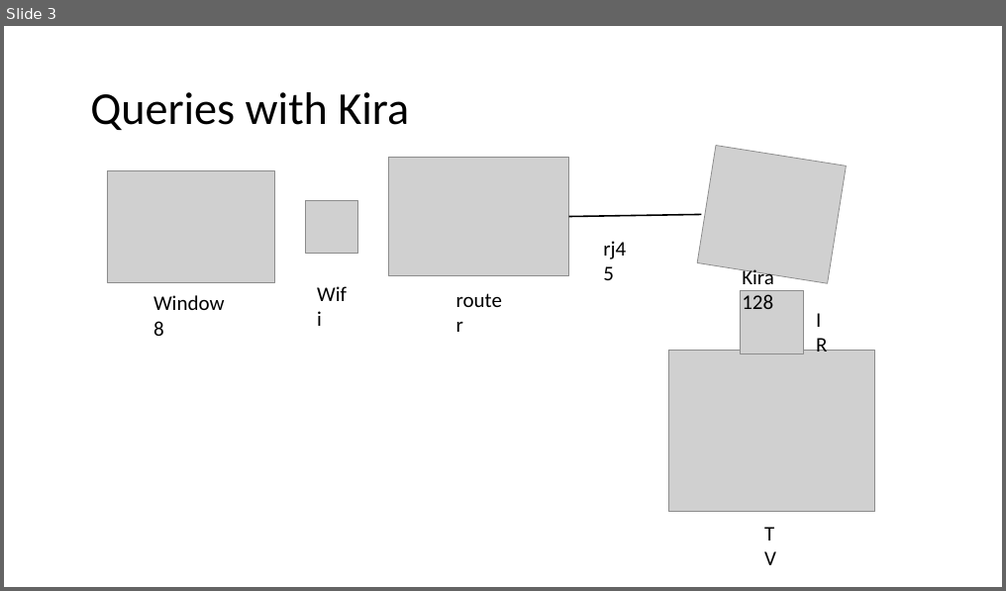
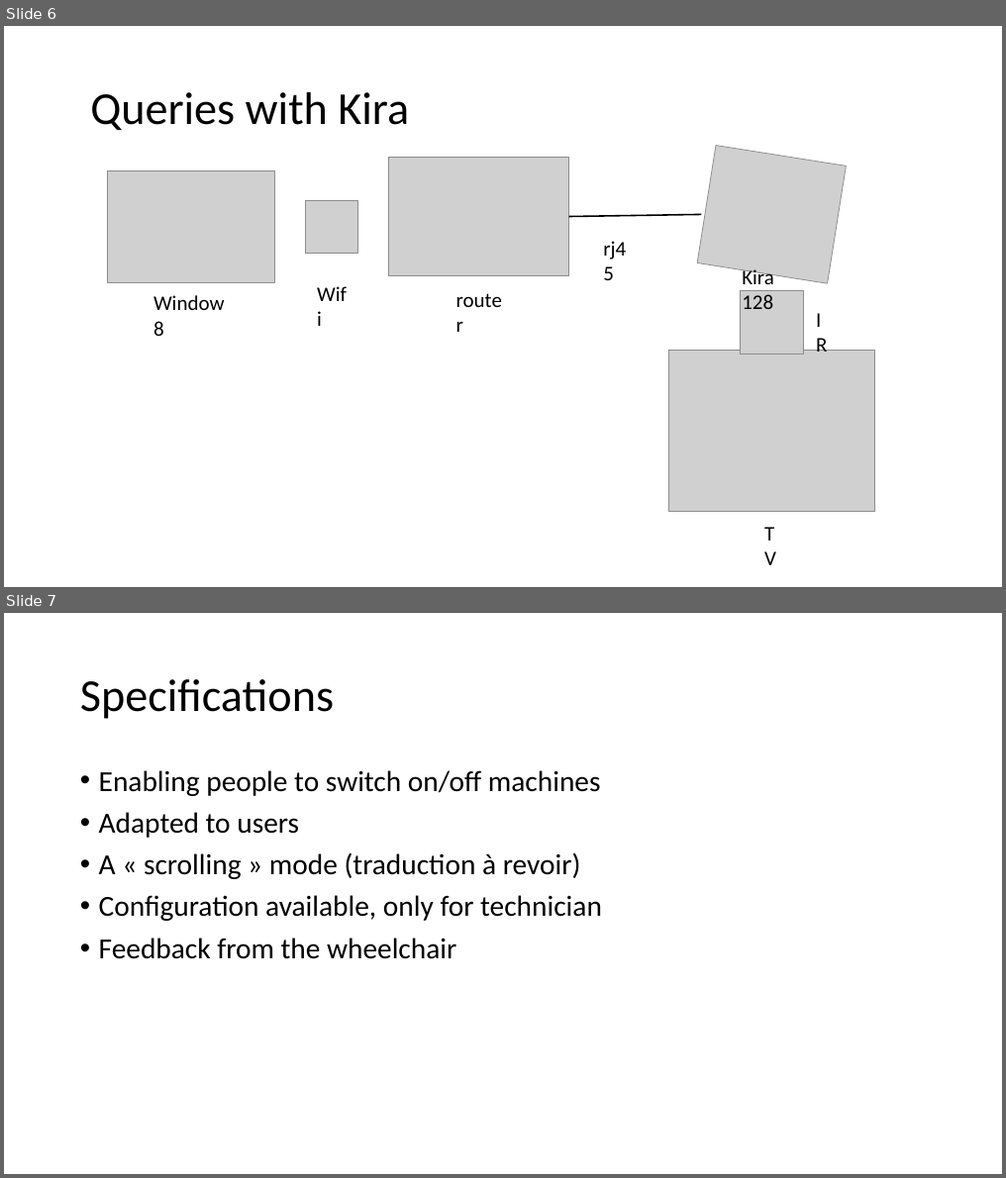
Before and after one commit to mmeven/EP_Domotique_Tablette, a slide deck: Rendu/Diapo_prototype_janvier.pptx. Shown one above the other, each under a label of ours: slide 3 before the commit, slides 6 and 7 after it. The pictures are 1006x591 and 1006x1178 pixels, drawn with LibreOffice and Linux fonts; fonts in the diff are those of the drawing; grey boxes stand for pictures. Boxes give left, top, right and bottom in pixels: in the first picture for what was removed or moved away, otherwise in the second. Text is boxed around its words. In the diff, an @@ line names an element or a change of style, - is before the commit and + after.

```diff
--- a/Rendu/Diapo_prototype_janvier.pptx
+++ b/Rendu/Diapo_prototype_janvier.pptx
@@ slide 7 added at [4,613,1002,1174], background #FFFFFF @@
@@ title added at [80,679,334,719], 44 pt, text #000000 @@
+Specifications
@@ text added at [99,770,602,959], 28 pt, text #000000 @@
+• Enabling people to switch on/off machines
+• Adapted to users
+• A « scrolling » mode (traduction à revoir)
+• Configuration available, only for technician
+• Feedback from the wheelchair
@@ what was slide 3 is now slide 6 @@
```
Also in this commit, not shown: 4 other slides added, 1 slide removed.
